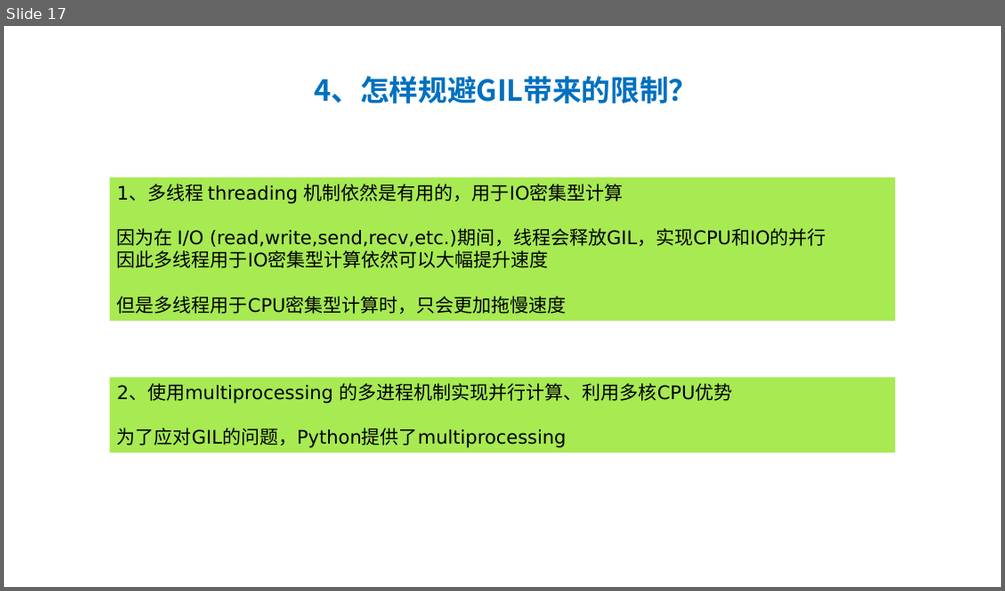
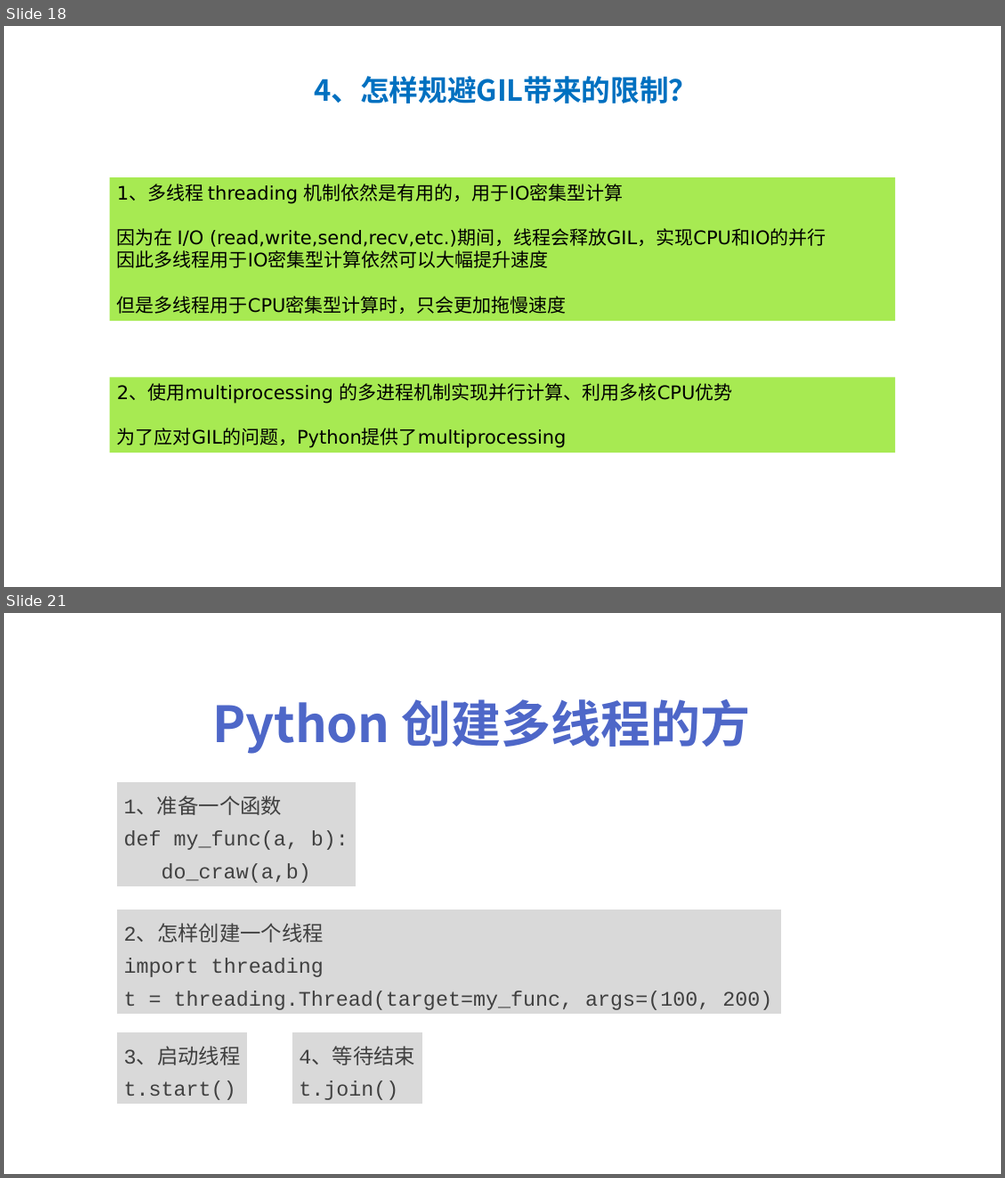
Before and after one commit to peiss/ant-learn-python-concurrent, a slide deck: Python并发编程简介.pptx. Shown one above the other, each under a label of ours: slide 17 before the commit, slides 18 and 21 after it; the slides between them are not shown. The pictures are 1005x591 and 1005x1178 pixels, drawn with LibreOffice and Linux fonts; fonts in the diff are those of the drawing. Boxes give left, top, right and bottom in pixels: in the first picture for what was removed or moved away, otherwise in the second. Text is boxed around its words. In the diff, an @@ line names an element or a change of style, - is before the commit and + after.

```diff
--- a/Python并发编程简介.pptx
+++ b/Python并发编程简介.pptx
@@ slide 21 added at (4,613,1001,1174), background #FFFFFF @@
@@ text added at (212,699,751,844), 48 pt, text #4E67C8, bold @@
+Python 创建多线程的方法
@@ rectangle added at (116,782,356,887), fill #D9D9D9, outline #FFFFFF 1.5 pt, 20 pt, text #404040 @@
+1、准备一个函数
+def my_func(a, b):
+do_craw(a,b)
@@ rectangle added at (116,909,782,1014), fill #D9D9D9, outline #FFFFFF 1.5 pt, 20 pt, text #404040 @@
+2、怎样创建一个线程
+import threading
+t = threading.Thread(target=my_func, args=(100, 200)
@@ rectangle added at (116,1032,248,1104), fill #D9D9D9, outline #FFFFFF 1.5 pt, 20 pt, text #404040 @@
+3、启动线程
+t.start()
@@ rectangle added at (291,1032,423,1104), fill #D9D9D9, outline #FFFFFF 1.5 pt, 20 pt, text #404040 @@
+4、等待结束
+t.join()
@@ what was slide 17 is now slide 18 @@
```
Also in this commit, not shown: 1 slide changed, 3 other slides added, 4 other files.
